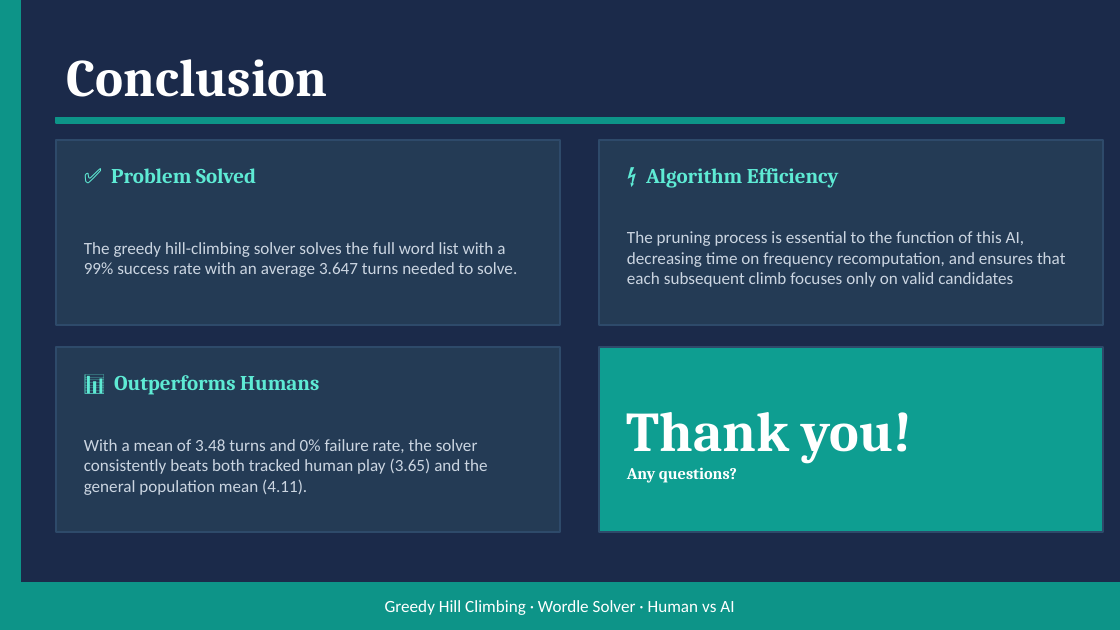
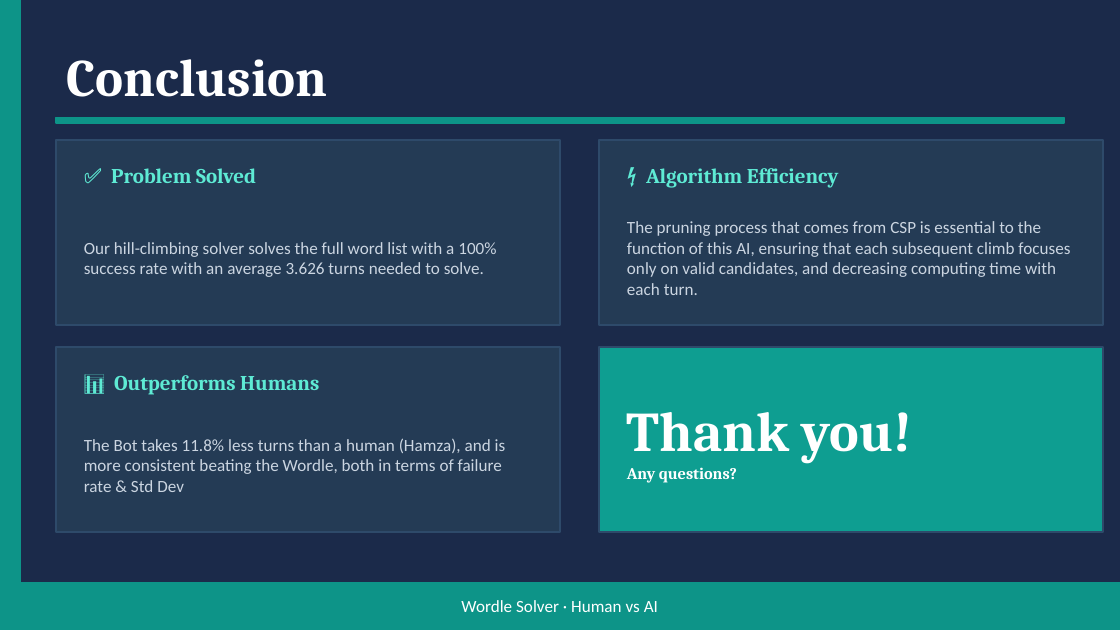
Before and after one commit to OmarDardery/project1-intro-to-ai, a slide deck: slide 7 of Wordle_HillClimbing.pptx. Drawn at 1120x630 pixels with LibreOffice and Linux fonts; fonts in the diff are those of the drawing. Boxes give left, top, right and bottom in pixels: in the first picture for what was removed or moved away, otherwise in the second. Text is boxed around its words. In the diff, an @@ line names an element or a change of style, - is before the commit and + after.

Commit message:
Algo & subsequent PPTX Update
Improve solver: score candidates by per-position letter frequency instead of global frequency; override greedy pick with a diagnostic guess when multiple words share scores remain to better distinguish between them.

```diff
--- a/Wordle_HillClimbing.pptx
+++ b/Wordle_HillClimbing.pptx
@@ text at (x1=627, y1=221, x2=1070, y2=295): text changed @@
-The pruning process is essential to the function of this AI, decreasing time on frequency recomputation, and ensures that each subsequent climb focuses only on valid candidates
+The pruning process that comes from CSP is essential to the function of this AI, ensuring that each subsequent climb focuses only on valid candidates, and decreasing computing time with each turn.
@@ text at (x1=84, y1=242, x2=496, y2=277): text changed @@
-The greedy hill-climbing solver solves the full word list with a 99% success rate with an average 3.647 turns needed to solve.
+Our hill-climbing solver solves the full word list with a 100% success rate with an average 3.626 turns needed to solve.
@@ text at (x1=84, y1=438, x2=506, y2=492): text changed @@
-With a mean of 3.48 turns and 0% failure rate, the solver consistently beats both tracked human play (3.65) and the general population mean (4.11).
+The Bot takes 11.8% less turns than a human (Hamza), and is more consistent beating the Wordle, both in terms of failure rate & Std Dev
@@ text at (x1=461, y1=600, x2=658, y2=612): text changed @@
-Greedy Hill Climbing · Wordle Solver · Human vs AI
+Wordle Solver · Human vs AI
```
Also in this commit, not shown: 6 other slides changed, 2 other files.
